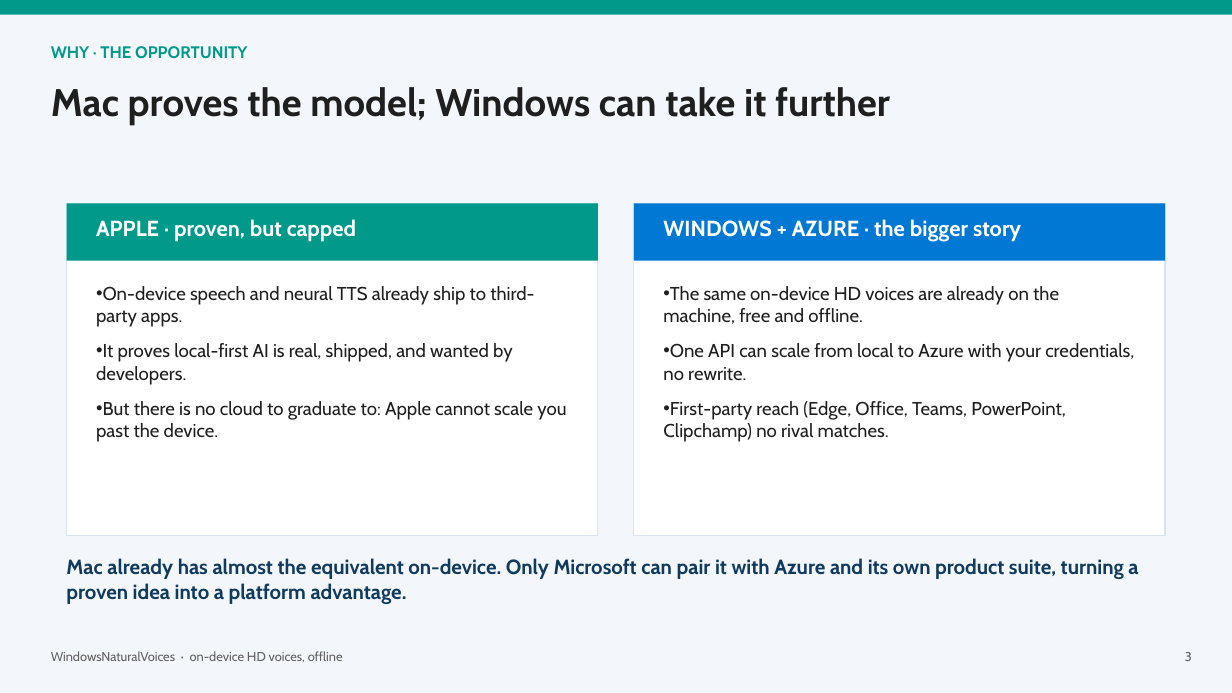
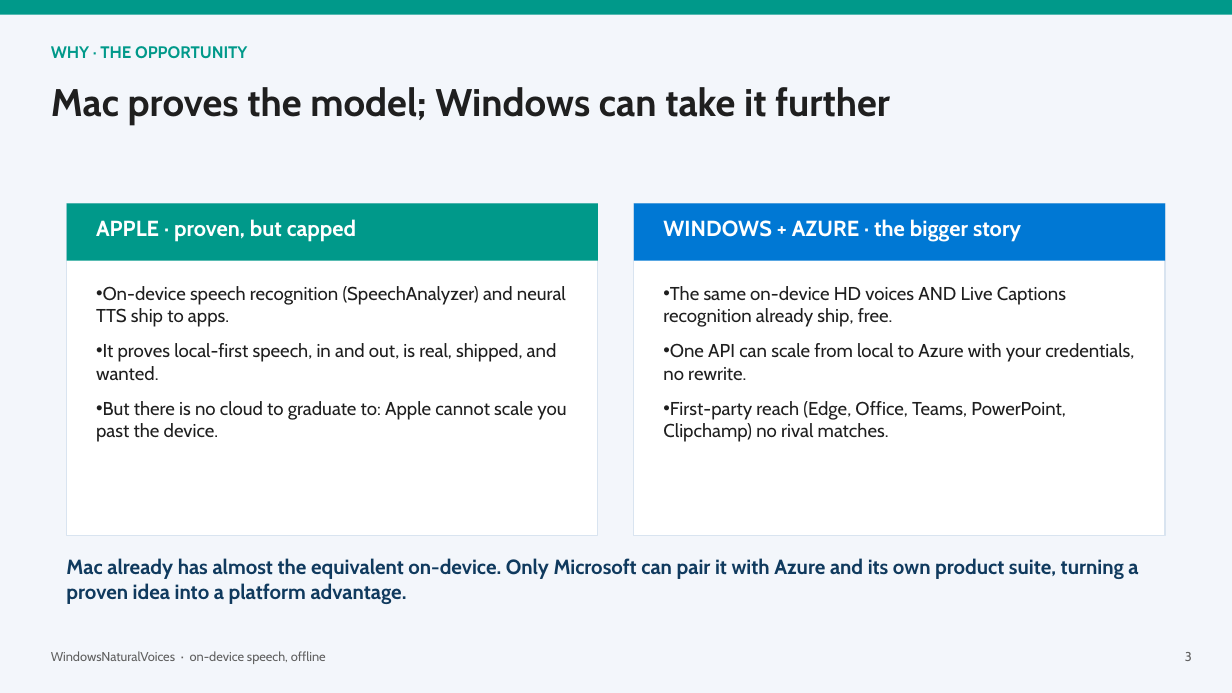
Before and after one commit to aclinick/claros, a slide deck: slide 3 of docs/pitch/live-voiceover.pptx. Drawn at 1232x693 pixels with LibreOffice and Linux fonts; fonts in the diff are those of the drawing. Boxes give left, top, right and bottom in pixels: in the first picture for what was removed or moved away, otherwise in the second. Text is boxed around its words. In the diff, an @@ line names an element or a change of style, - is before the commit and + after.

```diff
--- a/docs/pitch/live-voiceover.pptx
+++ b/docs/pitch/live-voiceover.pptx
@@ text at (96,286,566,381): text changed @@
-• On-device speech and neural TTS already ship to third-party apps.
-• It proves local-first AI is real, shipped, and wanted by developers.
+• On-device speech recognition (SpeechAnalyzer) and neural TTS ship to apps.
+• It proves local-first speech, in and out, is real, shipped, and wanted.
@@ text at (663,286,1066,327): text changed @@
-• The same on-device HD voices are already on the machine, free and offline.
+• The same on-device HD voices AND Live Captions recognition already ship, free.
@@ text at (51,651,326,664): text changed @@
-WindowsNaturalVoices · on-device HD voices, offline
+WindowsNaturalVoices · on-device speech, offline
```
Also in this commit, not shown: 11 other slides changed, 2 slides added, 2 other files.
